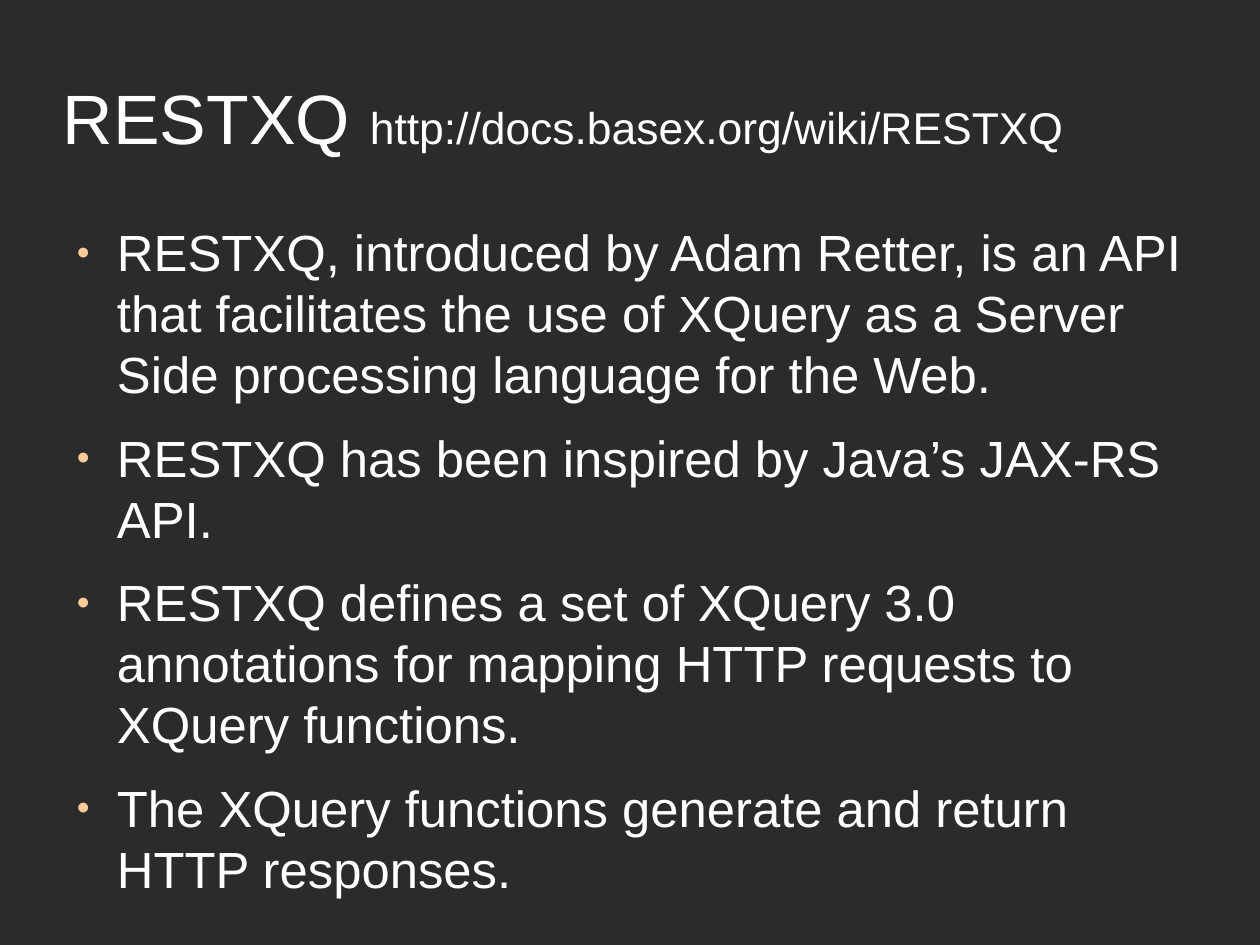
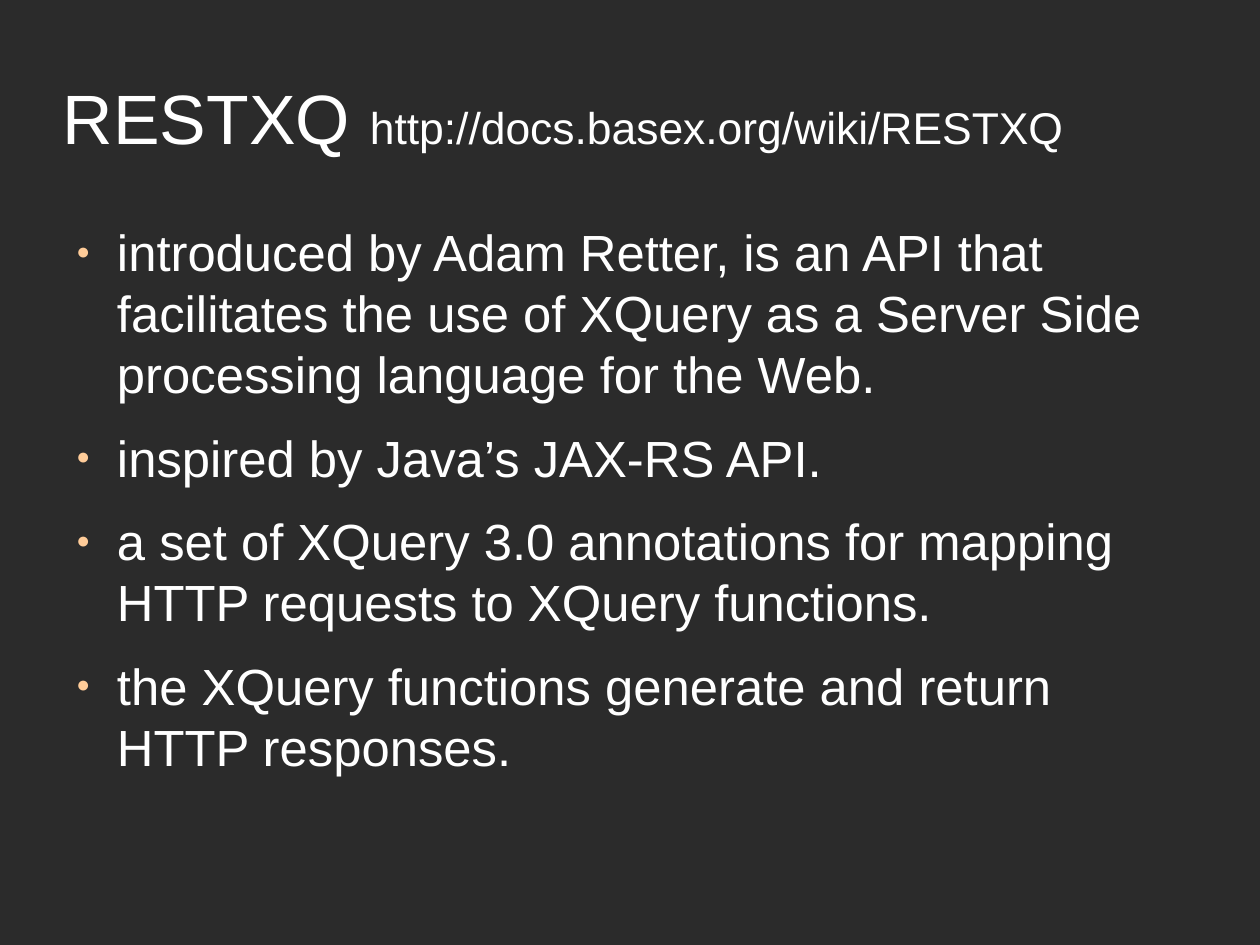
Before and after one commit to apb2006/graphxq, a slide deck: slide 4 of src/graphxq/talk/BaseX-user-group-talk.odp. Drawn at 1260x945 pixels with LibreOffice and Linux fonts; fonts in the diff are those of the drawing; background and template pictures are left out; a plain dark background stands for a picture behind light text. Boxes give left, top, right and bottom in pixels: in the first picture for what was removed or moved away, otherwise in the second. Text is boxed around its words. In the diff, an @@ line names an element or a change of style, - is before the commit and + after.

```diff
--- a/src/graphxq/talk/BaseX-user-group-talk.odp
+++ b/src/graphxq/talk/BaseX-user-group-talk.odp
@@ text at [117,234,1142,776]: text changed @@
-● RESTXQ, introduced by Adam Retter, is an API that facilitates the use of XQuery as a Server Side processing language for the Web.
-● RESTXQ has been inspired by Java’s JAX-RS API.
-● RESTXQ defines a set of XQuery 3.0 annotations for mapping HTTP requests to XQuery functions.
-● The XQuery functions generate and return HTTP responses.
+● introduced by Adam Retter, is an API that facilitates the use of XQuery as a Server Side processing language for the Web.
+● inspired by Java’s JAX-RS API.
+● a set of XQuery 3.0 annotations for mapping HTTP requests to XQuery functions.
+● the XQuery functions generate and return HTTP responses.
```
Also in this commit, not shown: 16 other slides changed, 8 slides added, 8 slides removed, 15 other files.
